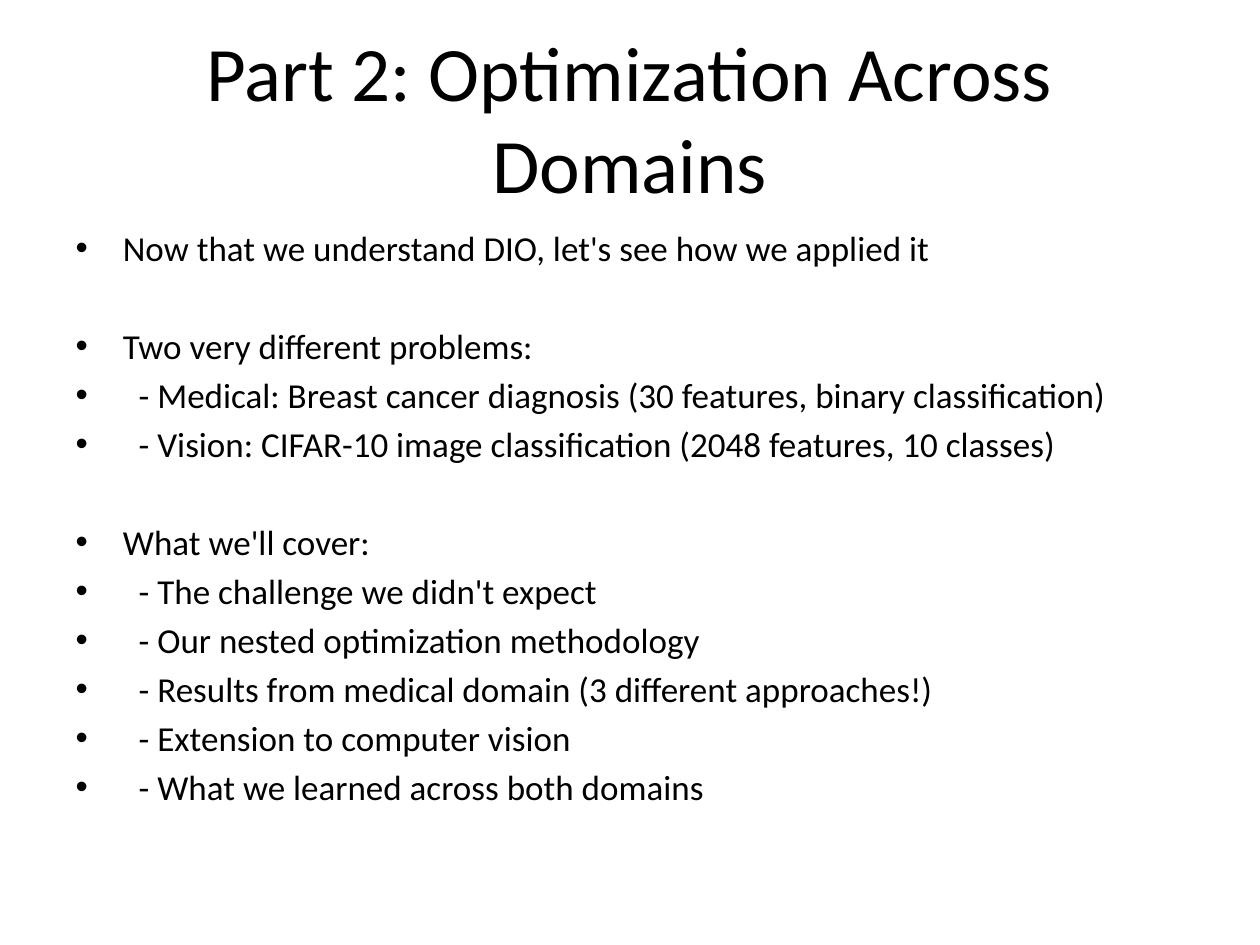
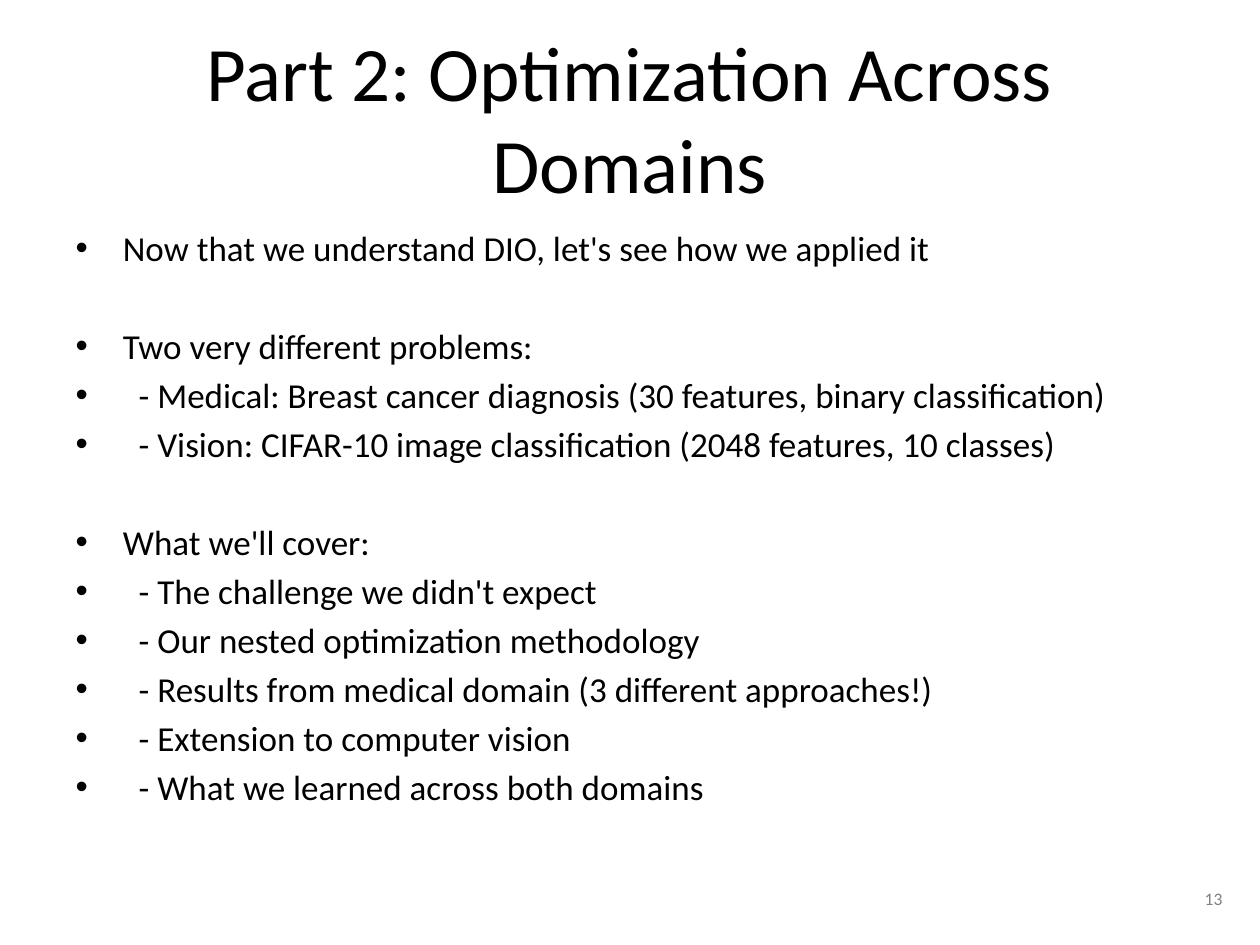
Before and after one commit to amine-dubs/dio-optimization, a slide deck: slide 13 of Presentation/DIO_Research_Presentation_v2.pptx. Drawn at 1260x945 pixels with LibreOffice and Linux fonts; fonts in the diff are those of the drawing. Boxes give left, top, right and bottom in pixels: in the first picture for what was removed or moved away, otherwise in the second. Text is boxed around its words. In the diff, an @@ line names an element or a change of style, - is before the commit and + after.

```diff
--- a/Presentation/DIO_Research_Presentation_v2.pptx
+++ b/Presentation/DIO_Research_Presentation_v2.pptx
@@ text added at [1205, 893, 1223, 905], 10 pt, text #808080 @@
+13
```
Also in this commit, not shown: 31 other slides changed, 7 other files.
